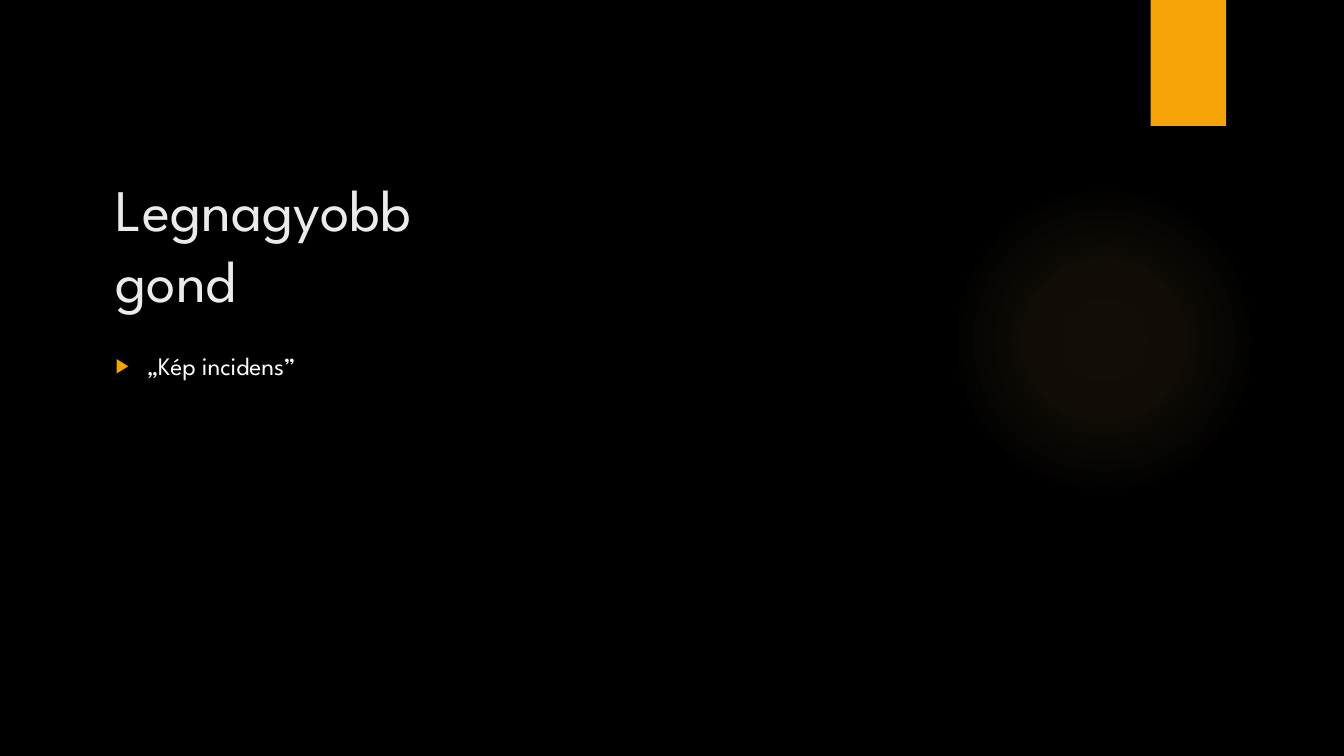
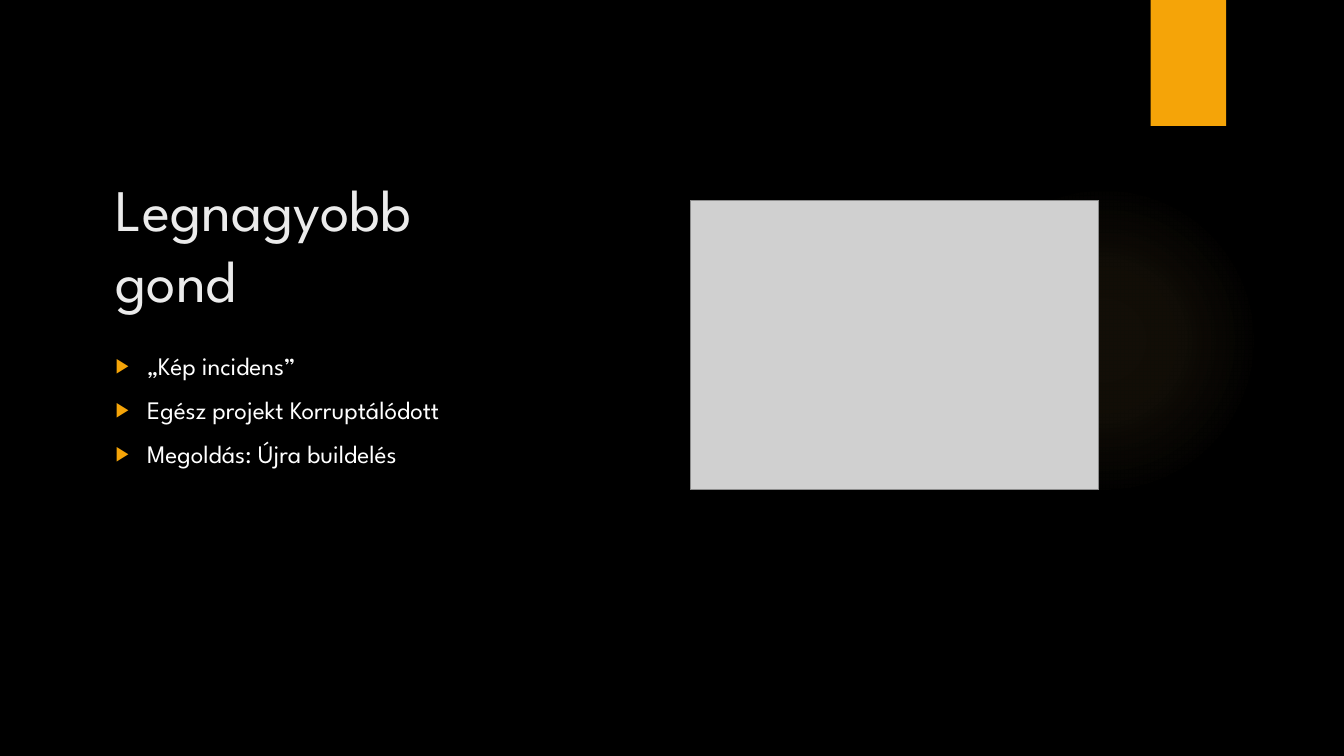
Before and after one commit to kecskeszsoltistvan/OrdogEsPokol, a slide deck: slide 8 of Ne érj a piroshoz.pptx. Drawn at 1344x756 pixels with LibreOffice and Linux fonts; fonts in the diff are those of the drawing; grey boxes stand for pictures; background and template pictures are left out. Boxes give left, top, right and bottom in pixels: in the first picture for what was removed or moved away, otherwise in the second. Text is boxed around its words. In the diff, an @@ line names an element or a change of style, - is before the commit and + after.

```diff
--- a/Ne érj a piroshoz.pptx
+++ b/Ne érj a piroshoz.pptx
@@ picture added at [691,200,1099,490] @@
@@ text at [147,401,439,469]: paragraphs added @@
+▶ Egész projekt Korruptálódott
+▶ Megoldás: Újra buildelés
```
Also in this commit, not shown: 2 other slides changed.
